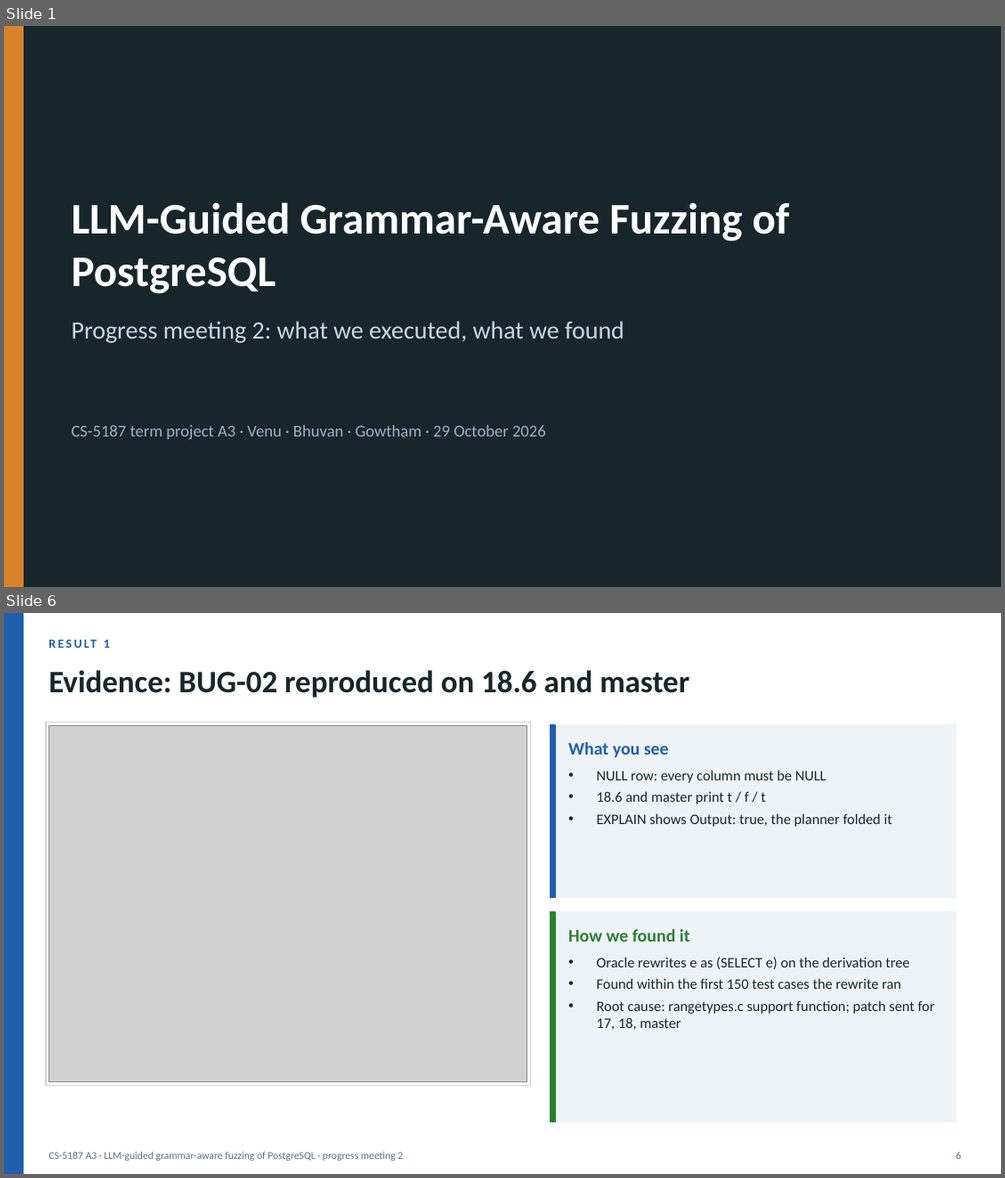
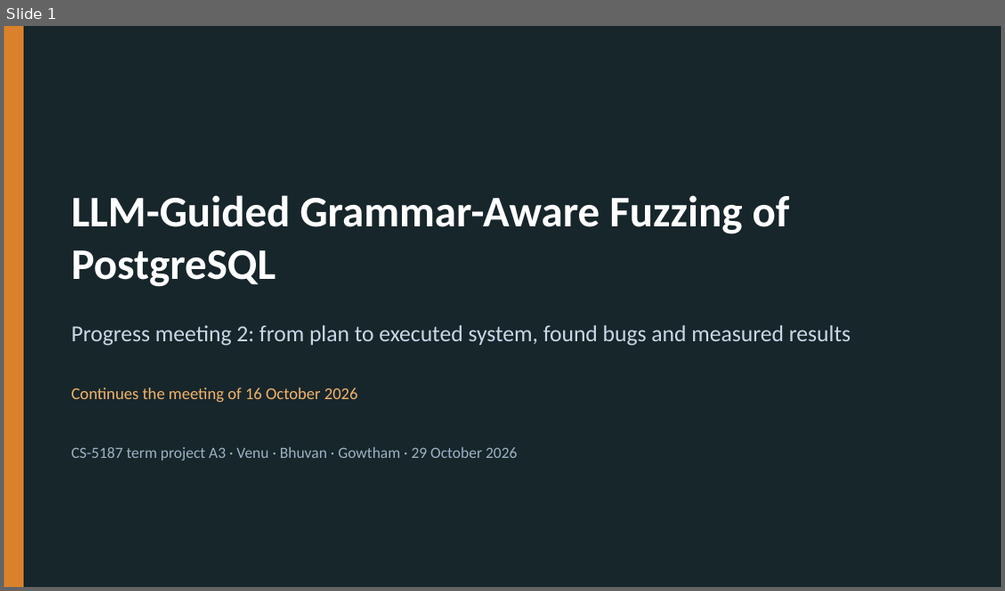
Before and after one commit to v28k/cs5187-term-project, a slide deck: docs/meeting2/deck/progress_meeting2.pptx. Shown one above the other, each under a label of ours: slides 1 and 6 before the commit, slide 1 after it; the slides between them are not shown. The pictures are 1005x1178 and 1005x591 pixels, drawn with LibreOffice and Linux fonts; fonts in the diff are those of the drawing; grey boxes stand for pictures. Boxes give left, top, right and bottom in pixels: in the first picture for what was removed or moved away, otherwise in the second. Text is boxed around its words. In the diff, an @@ line names an element or a change of style, - is before the commit and + after.

```diff
--- a/docs/meeting2/deck/progress_meeting2.pptx
+++ b/docs/meeting2/deck/progress_meeting2.pptx
@@ slide 6 removed at (4, 613, 1001, 1174), background #FFFFFF @@
@@ rectangle removed at (4, 613, 23, 1174) @@
@@ text removed at (104, 640, 110, 648) @@
-RESULT 1
@@ text removed at (48, 670, 689, 698) @@
-Evidence: BUG-02 reproduced on 18.6 and master
@@ rectangle removed at (46, 722, 531, 1085) @@
@@ picture removed at (48, 725, 527, 1082) @@
@@ rectangle removed at (550, 725, 956, 897) @@
@@ rectangle removed at (550, 725, 555, 897) @@
@@ text removed at (568, 742, 669, 757) @@
-What you see
@@ text removed at (597, 770, 892, 827) @@
-• NULL row: every column must be NULL
-• 18.6 and master print t / f / t
-• EXPLAIN shows Output: true, the planner folded it
@@ rectangle removed at (550, 912, 956, 1121) @@
@@ rectangle removed at (550, 912, 555, 1121) @@
@@ text removed at (568, 929, 690, 941) @@
-How we found it
@@ text removed at (597, 957, 935, 1030) @@
-• Oracle rewrites e as (SELECT e) on the derivation tree
-• Found within the first 150 test cases the rewrite ran
-• Root cause: rangetypes.c support function; patch sent for 17, 18, master
@@ text removed at (48, 1151, 403, 1160) @@
-CS-5187 A3 · LLM-guided grammar-aware fuzzing of PostgreSQL · progress meeting 2
@@ text removed at (955, 1151, 961, 1159) @@
-6
@@ slide 1 changed as well @@
@@ text "LLM-Guided Grammar-Aware Fuzzing of PostgreSQL": place and size @@
-text "LLM-Guided Grammar-Aware Fuzzing of PostgreSQL" at (72, 202, 790, 294)
+text "LLM-Guided Grammar-Aware Fuzzing of PostgreSQL" at (72, 195, 790, 287)
@@ text at (72, 325, 850, 346): text changed; size 24 to 22 pt @@
-Progress meeting 2: what we executed, what we found
+Progress meeting 2: from plan to executed system, found bugs and measured results
@@ text added at (72, 387, 358, 402), 16 pt, text #F2B36B @@
+Continues the meeting of 16 October 2026
@@ text "CS-5187 term project A3 · ...": place and size @@
-text "CS-5187 term project A3 · ..." at (72, 425, 546, 439)
+text "CS-5187 term project A3 · ..." at (72, 447, 517, 460)
@@ text "CS-5187 term project A3 · ..." at (72, 447, 517, 460): size 16 to 15 pt @@
```
Also in this commit, not shown: 10 other slides changed, 12 slides added, 6 other slides removed, 6 other files.
